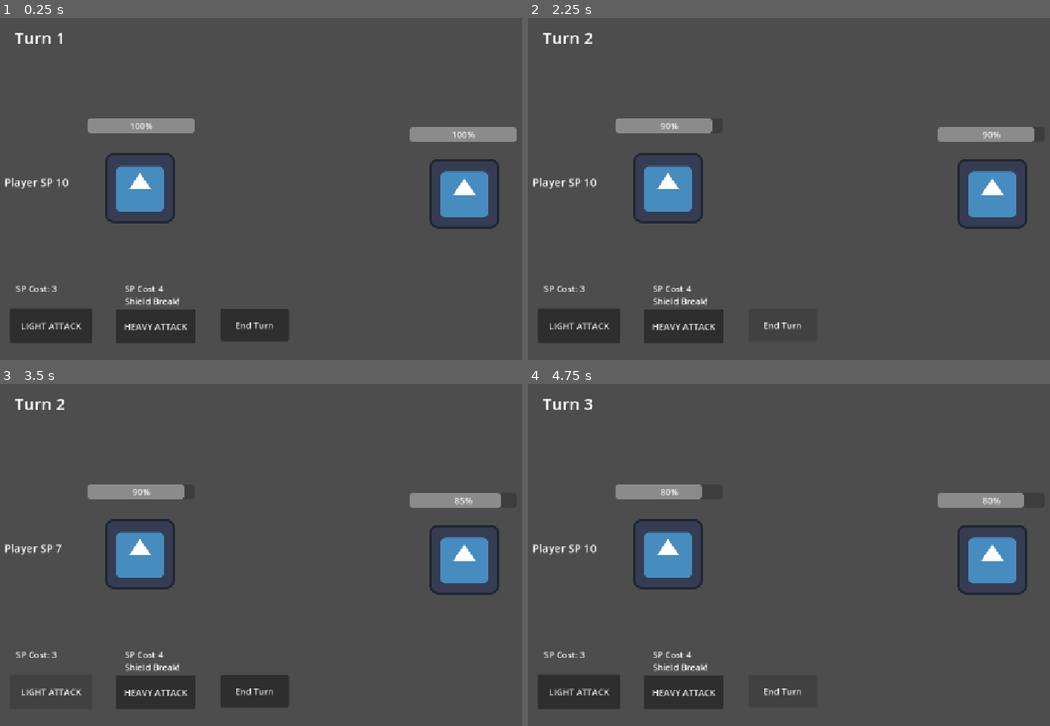
Above: before the commit, frames 1-4 (two rows, left to right).
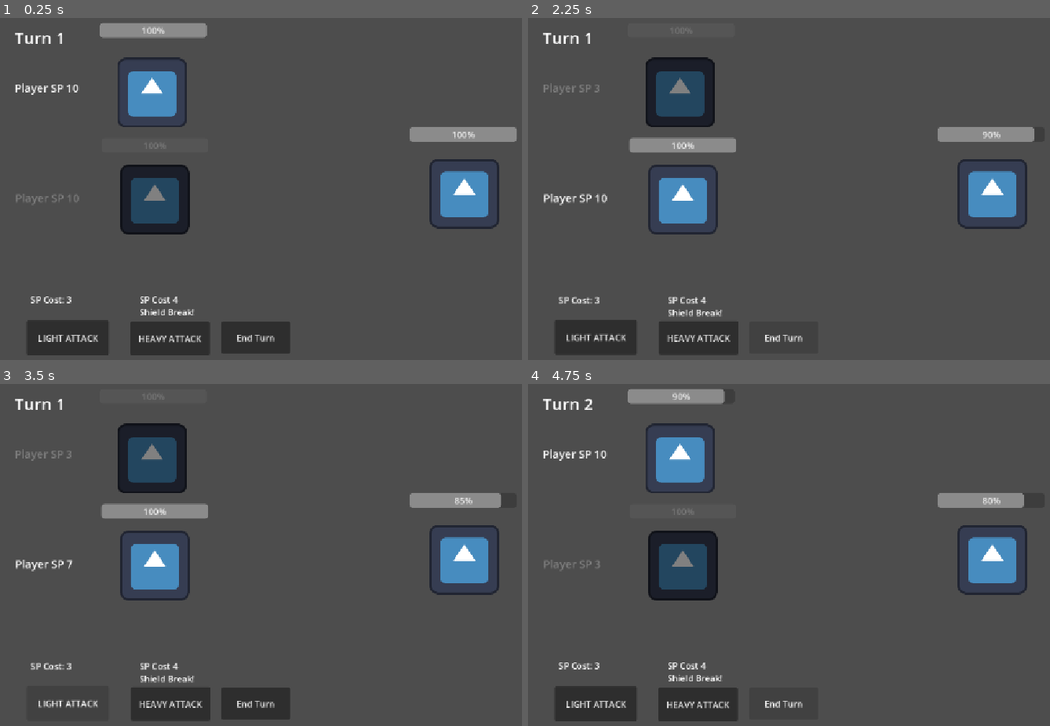
Above: after the commit, the same moments.

Repository: DChen1204/MagicCatster
Game: Godot game, scene res://DiwenFolder/Scene1.tscn
The game is run twice, just before and just after one commit, with the same random seed, the same clock (stepped at 60 frames per second) and the same inputs. The engine's default icon, where the game draws it, is replaced by a stand-in: a white triangle on a blue panel in a dark square.
Inputs:
- Up to frame 1 (0.25 s): no input
- Up to frame 2 (2.25 s): click "LIGHT ATTACK" at 0.5 s; click "HEAVY ATTACK" at 1.25 s; click "End Turn" at 2 s
- Up to frame 3 (3.5 s): click "LIGHT ATTACK" at 2.75 s
- Up to frame 4 (4.75 s): click "HEAVY ATTACK" at 3.5 s; click "End Turn" at 4.25 s

The runs differ from the first frame. In frame 1, 11% of the frame differs, in the area x 0-56%, y 1-99%; in frame 2, 10%; in frame 3, 9.8%; in frame 4, 10%.

Commit message:
Added another character to use w logic
- Added player 2 to play as that has the same stats as player 1
- Enemy is able to attack either of the two randomly
- Updated character turn order logic
- Updated character death logic
- When it is not a player's turn, they are darkened out until it is their turn again. Does not apply to the enemy

Diff:
--- a/DiwenFolder/Scene1.tscn
+++ b/DiwenFolder/Scene1.tscn
@@ -109,7 +109,7 @@
 target = NodePath("..")
 
 [node name="Player" type="Sprite2D" parent="." unique_id=62225164 node_paths=PackedStringArray("end_turn_button", "health_object")]
-position = Vector2(-309, 7)
+position = Vector2(-287, -168)
 texture = ExtResource("1_wion3")
 script = ExtResource("4_ygwo8")
 end_turn_button = NodePath("../TurnManager/End Turn Button")
@@ -133,26 +133,96 @@
 health = NodePath("../PlayerHealth")
 
 [node name="SP Display" type="RichTextLabel" parent="Player" unique_id=1503216475 node_paths=PackedStringArray("target")]
-offset_left = -249.0
-offset_top = -25.0
-offset_right = -99.0
-offset_bottom = 15.0
+offset_left = -252.0
+offset_top = -23.0
+offset_right = -102.0
+offset_bottom = 17.0
 theme_override_font_sizes/normal_font_size = 20
-text = "Player SP"
+text = "Player 1 SP"
 script = ExtResource("8_k4tyk")
 target = NodePath("..")
 
 [node name="Light Attack Button" type="Button" parent="Player" unique_id=1981507433 node_paths=PackedStringArray("attacker", "target")]
-offset_left = -239.0
+offset_left = -230.0
+offset_top = 418.0
+offset_right = -79.0
+offset_bottom = 482.0
+text = "LIGHT ATTACK"
+script = ExtResource("4_rx3ek")
+attacker = NodePath("..")
+target = NodePath("../../Enemy")
+
+[node name="Heavy Attack Button" type="Button" parent="Player" unique_id=1757484005 node_paths=PackedStringArray("attacker", "target")]
+offset_left = -40.0
+offset_top = 420.0
+offset_right = 106.0
+offset_bottom = 482.0
+text = "HEAVY ATTACK"
+script = ExtResource("11_3yl6h")
+attacker = NodePath("..")
+target = NodePath("../../Enemy")
+
+[node name="SP Costs" type="RichTextLabel" parent="Player" unique_id=1942213893]
+offset_left = -223.0
+offset_top = 368.0
+offset_right = 186.0
+offset_bottom = 417.0
+text = "SP Cost: 3								SP Cost 4
+												Shield Break!
+"
+
+[node name="sfx_lightAttack1" type="AudioStreamPlayer" parent="Player" unique_id=2120017065]
+stream = ExtResource("12_ypvc8")
+volume_db = -6.0
+
+[node name="sfx_heavyAttack1" type="AudioStreamPlayer" parent="Player" unique_id=988328742]
+stream = ExtResource("13_y2hg3")
+
+[node name="Player2" type="Sprite2D" parent="." unique_id=21549763 node_paths=PackedStringArray("end_turn_button", "health_object")]
+position = Vector2(-282, 28)
+texture = ExtResource("1_wion3")
+script = ExtResource("4_ygwo8")
+end_turn_button = NodePath("../TurnManager/End Turn Button")
+health_object = NodePath("PlayerHealth")
+
+[node name="PlayerHealth" type="Node2D" parent="Player2" unique_id=932656185]
+script = ExtResource("3_ai2fy")
+
+[node name="HealthBar" type="ProgressBar" parent="Player2" unique_id=965869586 node_paths=PackedStringArray("health")]
+anchors_preset = 5
+anchor_left = 0.5
+anchor_right = 0.5
+offset_left = -162.0
+offset_top = -113.0
+offset_right = 34.0
+offset_bottom = -86.0
+grow_horizontal = 2
+theme_override_font_sizes/font_size = 16
+value = 100.0
+script = ExtResource("4_y22jx")
+health = NodePath("../PlayerHealth")
+
+[node name="SP Display" type="RichTextLabel" parent="Player2" unique_id=786104522 node_paths=PackedStringArray("target")]
+offset_left = -256.0
+offset_top = -17.0
+offset_right = -106.0
+offset_bottom = 23.0
+theme_override_font_sizes/normal_font_size = 20
+text = "Player 2 SP"
+script = ExtResource("8_k4tyk")
+target = NodePath("..")
+
+[node name="Light Attack Button" type="Button" parent="Player2" unique_id=1122796738 node_paths=PackedStringArray("attacker", "target")]
+offset_left = -235.0
 offset_top = 221.0
-offset_right = -88.0
+offset_right = -84.0
 offset_bottom = 285.0
 text = "LIGHT ATTACK"
 script = ExtResource("4_rx3ek")
 attacker = NodePath("..")
 target = NodePath("../../Enemy")
 
-[node name="Heavy Attack Button" type="Button" parent="Player" unique_id=1757484005 node_paths=PackedStringArray("attacker", "target")]
+[node name="Heavy Attack Button" type="Button" parent="Player2" unique_id=743070321 node_paths=PackedStringArray("attacker", "target")]
 offset_left = -44.0
 offset_top = 223.0
 offset_right = 102.0
@@ -162,7 +232,7 @@
 attacker = NodePath("..")
 target = NodePath("../../Enemy")
 
-[node name="SP Costs" type="RichTextLabel" parent="Player" unique_id=1942213893]
+[node name="SP Costs" type="RichTextLabel" parent="Player2" unique_id=345295596]
 offset_left = -228.0
 offset_top = 173.0
 offset_right = 181.0
@@ -171,11 +241,11 @@
 												Shield Break!
 "
 
-[node name="sfx_lightAttack1" type="AudioStreamPlayer" parent="Player" unique_id=2120017065]
+[node name="sfx_lightAttack1" type="AudioStreamPlayer" parent="Player2" unique_id=346011636]
 stream = ExtResource("12_ypvc8")
 volume_db = -6.0
 
-[node name="sfx_heavyAttack1" type="AudioStreamPlayer" parent="Player" unique_id=988328742]
+[node name="sfx_heavyAttack1" type="AudioStreamPlayer" parent="Player2" unique_id=1452934084]
 stream = ExtResource("13_y2hg3")
 
 [node name="TurnManager" type="Node" parent="." unique_id=811916368]
@@ -192,10 +262,10 @@
 turn_manager = NodePath("..")
 
 [node name="End Turn Button" type="Button" parent="TurnManager" unique_id=1660589545]
-offset_left = -162.0
-offset_top = 229.0
-offset_right = -36.0
-offset_bottom = 288.0
+offset_left = -160.0
+offset_top = 252.0
+offset_right = -34.0
+offset_bottom = 311.0
 text = "End Turn"
 script = ExtResource("16_asecs")
 
--- a/DiwenFolder/Scripts/CharacterScripts/EnemyScript1.gd
+++ b/DiwenFolder/Scripts/CharacterScripts/EnemyScript1.gd
@@ -37,10 +37,21 @@
 # Right, it is random 50/50 attacking and shielding
 func decide_action():
 	if randf() < 0.5:
-		light_attack(GameManager.player)
+		var target = pick_target()
+		# If no player is alive, there is nothing to attack
+		if target != null:
+			light_attack(target)
 	else:
 		shield()
-
+	# Pick a randome player that is still alive
+func pick_target() -> Character:
+		var living_players: Array = []
+		for p in GameManager.players:
+			if not GameManager.is_dead(p):
+				living_players.append(p)
+		if living_players.is_empty():
+			return null
+		return living_players.pick_random()
 # Light attack
 func light_attack(target: Character):
 	print("Enemy light-attack player.")
--- a/DiwenFolder/Scripts/CharacterScripts/PlayerCharacter1.gd
+++ b/DiwenFolder/Scripts/CharacterScripts/PlayerCharacter1.gd
@@ -8,12 +8,24 @@
 # The health object of this character.
 @export var health_object: Node
 
+# This character's attack buttons
+@onready var light_btn: Button = $"Light Attack Button"
+@onready var heavy_btn: Button = $"Heavy Attack Button"
+@onready var sp_costs = $"SP Costs"
+
+
 #SFX for attacks
 @onready var sfx_lightAttack1 = $sfx_lightAttack1
 @onready var sfx_heavyAttack1 = $sfx_heavyAttack1
 
 # Set up
 func _ready():
+	#Hide the buttons for player 2 until it's their turn
+	light_btn.hide()
+	heavy_btn.hide()
+	sp_costs.hide()
+	set_active(false)
+
 	# Assign stats to itself
 	super.assign_stats(10, 10, 100, true, 10)
 
@@ -29,17 +41,35 @@
 
 # Reset the character when reseting the game
 func reset():
+	light_btn.hide()
+	heavy_btn.hide()
+	sp_costs.hide()
 	super.assign_stats(10, 10, 100, true, 10)
 	connect_to_health_object()
 	sp_changed.emit(sp)
+	set_active(false)
 
 # Called when it's its turn
 func play_turn():
 	# Refills SP every turn (alternable design choice)
 	sp = 10
 	sp_changed.emit(sp)
+	# Show this character's buttons only during its turn
+	light_btn.show()
+	heavy_btn.show()
+	sp_costs.show()
+	set_active(true)
 	# Its turn would not end until end turn button is pressed
 	await end_turn_button.pressed
+	set_active(false)
+	light_btn.hide()
+	heavy_btn.hide()
+	sp_costs.hide()
+
+
+# Brighten the character on its turn, dim it otherwise
+func set_active(active: bool):
+	modulate = Color(1, 1, 1) if active else Color(0.5, 0.5, 0.5)
 
 # The character's light attack
 # Need SP to do
--- /dev/null
+++ b/DiwenFolder/Scripts/CharacterScripts/PlayerCharacter2.gd
@@ -0,0 +1,111 @@
+extends Character
+
+# This is the second player character script.
+
+# End turn button
+@export var end_turn_button: Button
+
+# The health object of this character.
+@export var health_object: Node
+
+# This character's attack buttons
+@onready var light_btn: Button = $"Light Attack Button"
+@onready var heavy_btn: Button = $"Heavy Attack Button"
+@onready var sp_costs = $"SP Costs"
+
+#SFX for attacks
+@onready var sfx_lightAttack1 = $sfx_lightAttack1
+@onready var sfx_heavyAttack1 = $sfx_heavyAttack1
+
+# Set up
+func _ready():
+
+	#Hide the buttons for player 2 until it's their turn
+	light_btn.hide()
+	heavy_btn.hide()
+	sp_costs.hide()
+	set_active(false)
+
+	# Assign stats to itself
+	super.assign_stats(10, 10, 100, true, 10)
+
+	# Connect to health object
+	connect_to_health_object()
+
+	# Notify SP change
+	sp_changed.emit(sp)
+
+	# Register with GameManager
+	GameManager.register_player(self)
+	print("Player 2 registered!")
+
+# Reset the character when reseting the game
+func reset():
+	light_btn.hide()
+	heavy_btn.hide()
+	sp_costs.hide()
+	super.assign_stats(10, 10, 100, true, 10)
+	connect_to_health_object()
+	sp_changed.emit(sp)
+	set_active(false)
+
+# Called when it's its turn
+func play_turn():
+	# Refills SP every turn (alternable design choice)
+	sp = 10
+	sp_changed.emit(sp)
+	# Show this character's buttons only during its turn
+	light_btn.show()
+	heavy_btn.show()
+	sp_costs.show()
+	set_active(true)
+	# Its turn would not end until end turn button is pressed
+	await end_turn_button.pressed
+	set_active(false)
+	light_btn.hide()
+	heavy_btn.hide()
+	sp_costs.hide()
+
+# Brighten the character on its turn, dim it otherwise
+func set_active(active: bool):
+	modulate = Color(1, 1, 1) if active else Color(0.5, 0.5, 0.5)
+
+# The character's light attack
+# Need SP to do
+func light_attack(target: Character):
+	if (sp >= 3):
+		sp -= 3
+		sp_changed.emit(sp)
+		print("Player 2 light-attack enemy.")
+		target.got_light_attacked(self)
+		sfx_lightAttack1.play()
+
+# The character's heavy attack
+# Need SP to do
+func heavy_attack(target: Character):
+	if (sp >= 4):
+		sp -= 4
+		sp_changed.emit(sp)
+		print("Player 2 heavy-attack enemy.")
+		target.got_heavy_attacked(self)
+		sfx_heavyAttack1.play()
+
+# Called by other characters to resolve the attack
+func got_light_attacked(actor: Character):
+	if actor.attack > self.defense:
+		var damage = actor.attack - self.defense
+		self.health = self.health - damage
+		health_object.take_damage(damage)
+
+# Notify the GameManager when dead
+func _on_dead(new_status: bool):
+	GameManager.register_dead(self)
+
+# Connect to the health object
+func connect_to_health_object():
+	health_object.max_health_point = health
+	health_object.health_point = health
+	health_object.is_dead = false
+	health_object.take_damage(0)
+	# Sign up for the dead event (when hp drops to zero)
+	health_object.become_dead.connect(_on_dead)
--- a/DiwenFolder/Scripts/ManagerScripts/GameManager.gd
+++ b/DiwenFolder/Scripts/ManagerScripts/GameManager.gd
@@ -9,8 +9,14 @@
 var turn_manager: Node
 
 # The characters
-var player: Node
+var players: Array[Node] = []
 var enemy: Node
+
+# Characters that have died (cleared or reset)
+var dead_characters: Array[Node]
+
+# Prevents the game from starting more than once
+var _start_queued: bool = false
 
 # Game over event notifier
 signal game_over(victor: String)
@@ -18,7 +24,7 @@
 # Make important objects register themselves with the GameManager.
 # Crucial to ensure everything load before the game starts.
 func register_player(p: Node):
-	player = p
+	players.append(p)
 	_try_start()
 func register_enemy(e: Node):
 	enemy = e
@@ -31,19 +37,34 @@
 	_try_start()
 
 # Start game once every object is registered
+# Every player is registered before the tunr queue is built
 func _try_start():
-	if turn_manager and game_over_screen and player and enemy:
-		turn_manager.initialize()
+	if _start_queued:
+		return
+	if turn_manager and game_over_screen and players.size() > 0 and enemy:
+		_start_queued = true
+		call_deferred("_start_game")
+
+func _start_game():
+	turn_manager.initialize()
+
+	#Check whether a character has died
+func is_dead(c: Node) -> bool:
+	return c in dead_characters
 
 # Broadcast game_over event when the player or enemy is dead
 func register_dead(d: Node):
+	if not (d in dead_characters):
+		dead_characters.append(d)
 	if d == enemy:
 		game_over.emit("Player")
-	else:
+	elif players.all(func(p): return p in dead_characters):
 		game_over.emit("Enemy")
 
 # Reset the game
 func reset_game():
+	dead_characters.clear()
 	turn_manager.reset()
-	player.reset()
+	for p in players:
+		p.reset()
 	enemy.reset()
--- a/DiwenFolder/Scripts/ManagerScripts/TurnManager.gd
+++ b/DiwenFolder/Scripts/ManagerScripts/TurnManager.gd
@@ -21,15 +21,16 @@
 	print("Turn Manager registered!")
 
 func initialize():
-	if (GameManager.player != null and GameManager.enemy != null):
-		# Add the characters from GameManager
-		turn_queue.append(GameManager.player)
+	if (GameManager.players != null and GameManager.enemy != null):
+		# Add the characters from GameManager (players first, then the enemy)
+		for p in GameManager.players:
+			turn_queue.append(p)
 		turn_queue.append(GameManager.enemy)
 		# Start the turn system
 		advance_queue()
 		print("Turn Manager Initialized.")
 	else:
-		print("Player and/or Enemy are null!")
+		print("Player(s) and/or Enemy are null!")
 		print("Turn Manager NOT Initialized.")
 
 # Reset itself when game over
@@ -38,20 +39,31 @@
 	turn_number = 1
 	turn_changed.emit(turn_number)
 
+# Move to the next character in th queue and count turns
+func _step_index():
+	active_character_index = (active_character_index + 1) % turn_queue.size()
+
+	# Increase turn number if everyone went
+	if (active_character_index == 0):
+		turn_number +=1
+		turn_changed.emit(turn_number)
+
 # Manage the turn system
 func advance_queue():
+
+	# Skip dead characters so they don't stall the queue
+	var skipped = 0
+	while GameManager.is_dead(turn_queue[active_character_index]):
+		_step_index()
+		skipped += 1
+		if skipped >= turn_queue.size():
+			return # Eveyone died, stop
 
 	# Wait unitl the current character's turn is finished
 	await turn_queue[active_character_index].play_turn()
 
 	# Ready the next character in the queue
-	active_character_index = (active_character_index + 1) % turn_queue.size()
-
-	# Increase turn number if everyone went once
-	if (active_character_index == 0):
-		print("\n")
-		turn_number += 1
-		turn_changed.emit(turn_number)
+	_step_index()
 
 	# Recursion
 	advance_queue()
Not shown, added: DiwenFolder/Scripts/CharacterScripts/PlayerCharacter2.gd.uid
